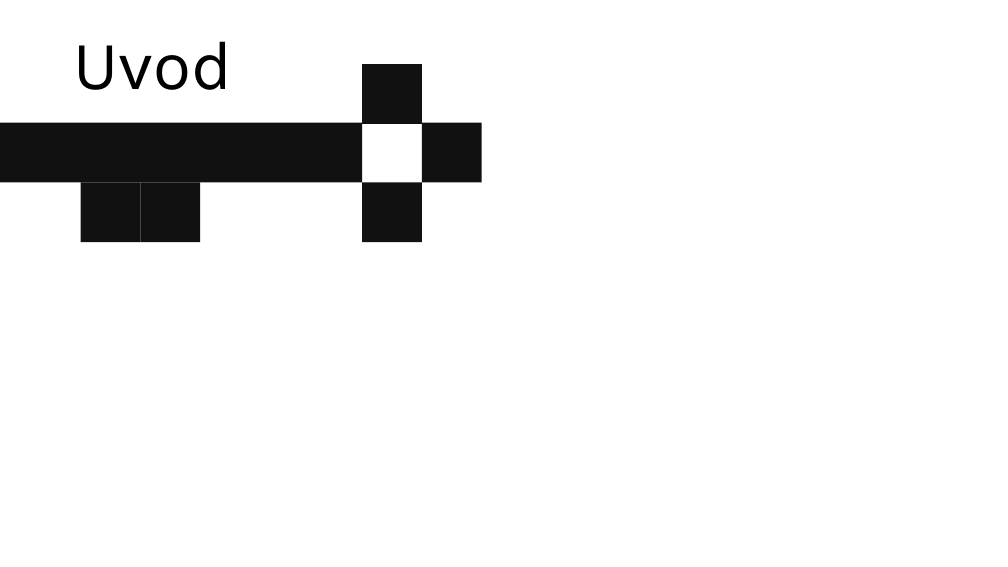
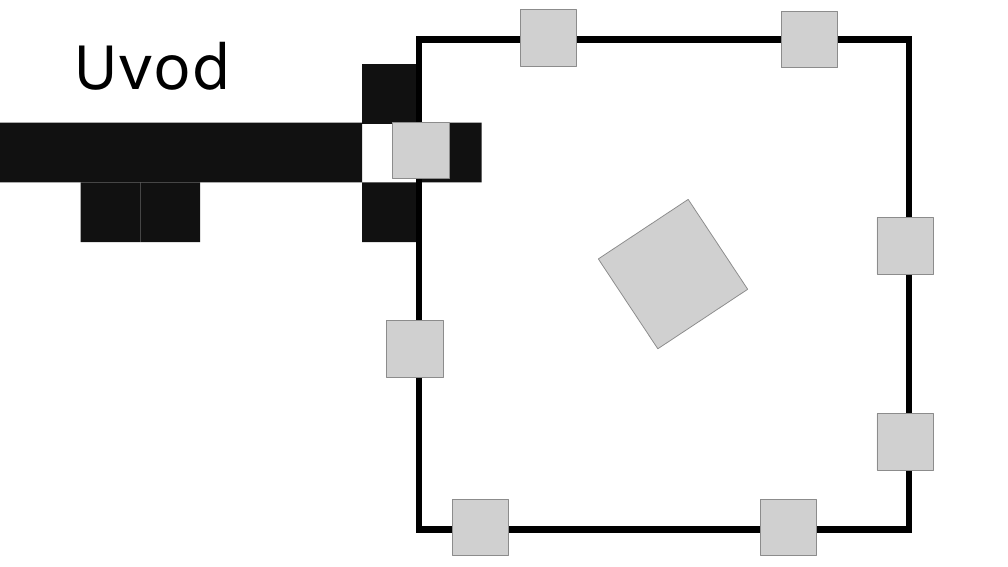
Before and after one commit to aliun/Markeri, a slide deck: slide 2 of MARKERI.pptx. Drawn at 1008x567 pixels with LibreOffice and Linux fonts; fonts in the diff are those of the drawing; grey boxes stand for pictures. Boxes give left, top, right and bottom in pixels: in the first picture for what was removed or moved away, otherwise in the second. Text is boxed around its words. In the diff, an @@ line names an element or a change of style, - is before the commit and + after.

```diff
--- a/MARKERI.pptx
+++ b/MARKERI.pptx
@@ picture added at (598,199,748,349) @@
@@ group added at (387,10,934,556): 8 pictures, 1 rectangle @@
```
Also in this commit, not shown: 2 other slides changed, 1 slide added.
